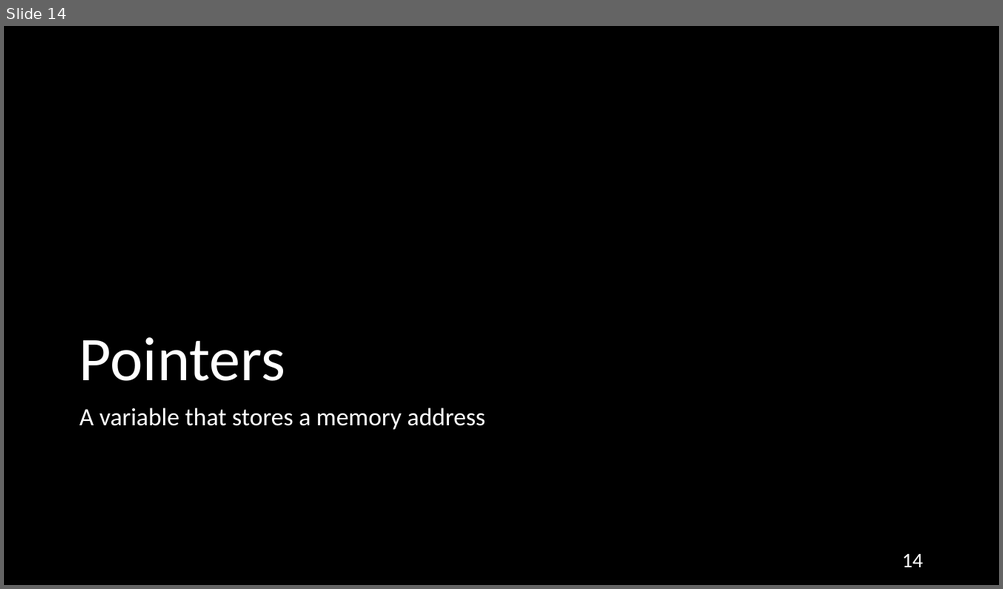
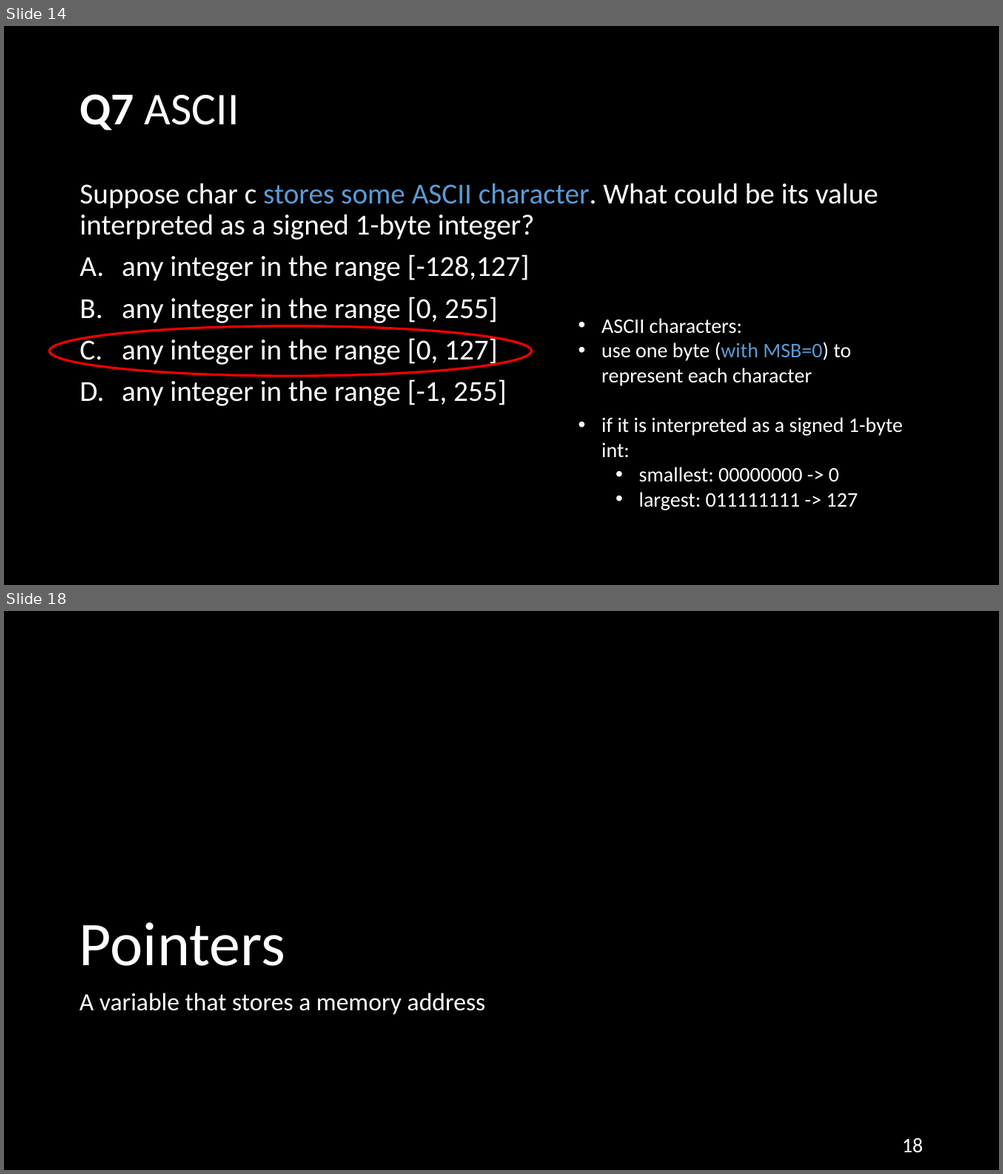
Before and after one commit to NYU-CSO/nyu-cso.github.io, a slide deck: rec-notes/r05.pptx. Shown one above the other, each under a label of ours: slide 14 before the commit, slides 14 and 18 after it; the slides between them are not shown. The pictures are 1003x589 and 1003x1174 pixels, drawn with LibreOffice and Linux fonts; fonts in the diff are those of the drawing. Boxes give left, top, right and bottom in pixels: in the first picture for what was removed or moved away, otherwise in the second. Text is boxed around its words. In the diff, an @@ line names an element or a change of style, - is before the commit and + after.

```diff
--- a/rec-notes/r05.pptx
+++ b/rec-notes/r05.pptx
@@ slide 14 added at (x1=4, y1=26, x2=999, y2=585), background #000000 @@
@@ title added at (x1=79, y1=94, x2=239, y2=130), 44 pt, text #FFFFFF @@
+Q7 ASCII
@@ text added at (x1=79, y1=183, x2=878, y2=406), 28 pt, text #FFFFFF @@
+Suppose char c stores some ASCII character. What could be its value interpreted as a signed 1-byte integer?
+A. any integer in the range [-128,127]
+B. any integer in the range [0, 255]
+C. any integer in the range [0, 127]
+D. any integer in the range [-1, 255]
@@ ellipse added at (x1=50, y1=326, x2=532, y2=377), outline #FF0000 2.25 pt @@
@@ text added at (x1=601, y1=318, x2=902, y2=511), 20 pt, text #FFFFFF @@
+• ASCII characters:
+• use one byte (with MSB=0) to represent each character
+• if it is interpreted as a signed 1-byte int:
+  • smallest: 00000000 -> 0
+  • largest: 011111111 -> 127
@@ what was slide 14 is now slide 18 @@
@@ page number at (x1=902, y1=1139, x2=922, y2=1153): text changed @@
-14
+18
```
Also in this commit, not shown: 6 slides changed, 13 other slides added, 10 slides removed, 1 other file.
